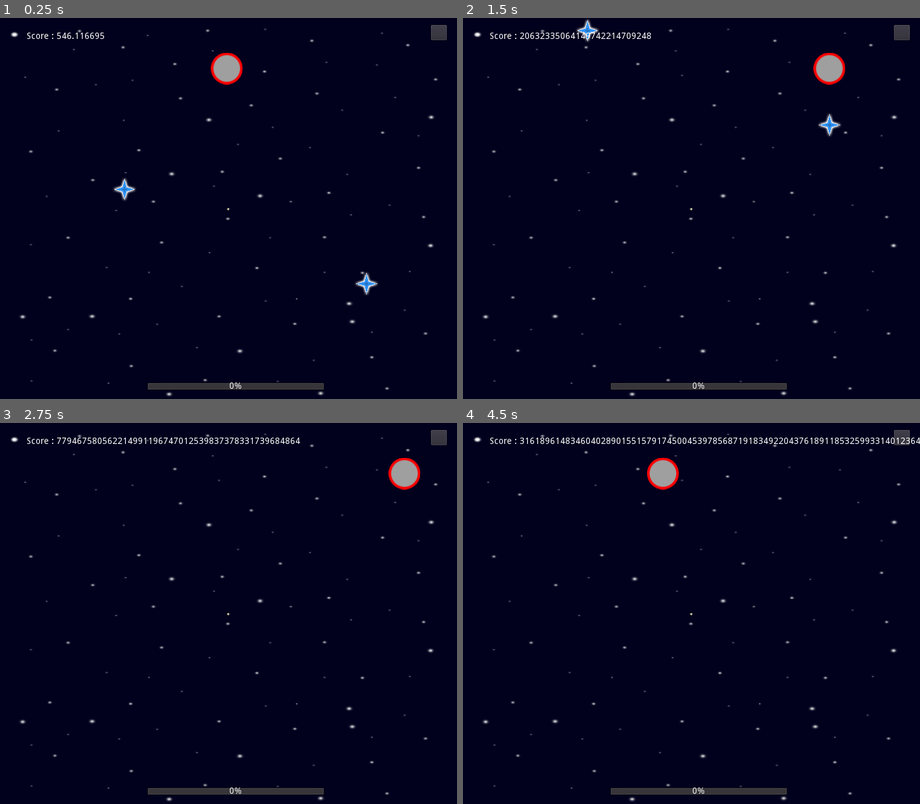
Above: before the commit, frames 1-4 (two rows, left to right).
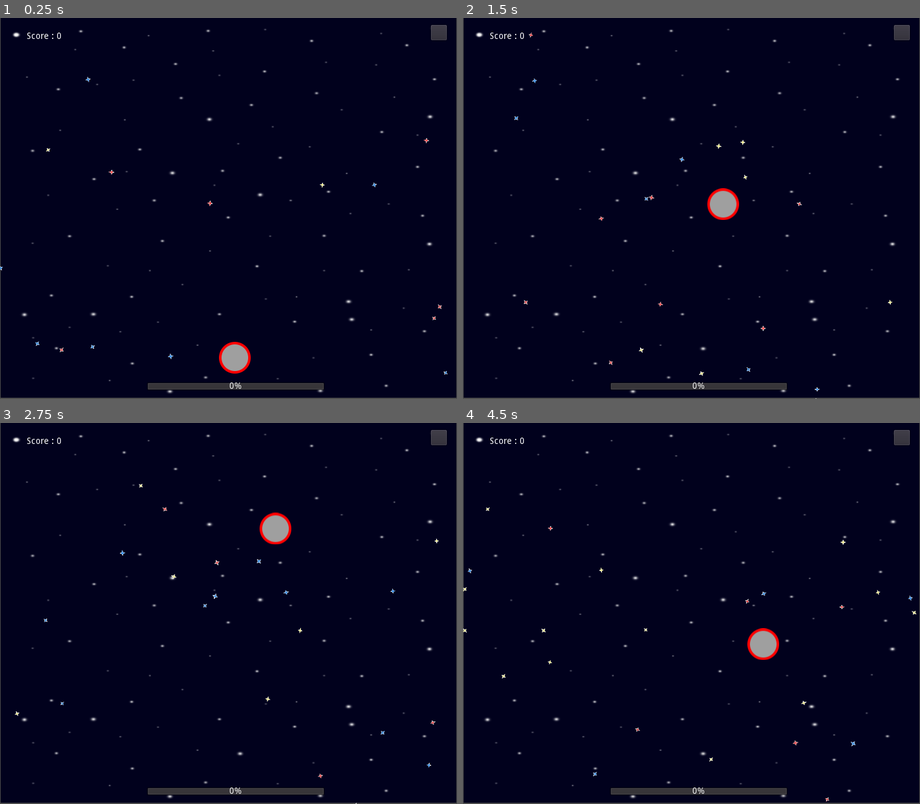
Above: after the commit, the same moments.

Repository: Avelinimus/Universe
Game: Godot game, scene res://Scenes/Mian.tscn
The game is run twice, just before and just after one commit, with the same random seed, the same clock (stepped at 60 frames per second) and the same inputs.
Inputs (mouse positions are in pixels of both pictures, inside the frame that each line leads up to):
- Up to frame 1 (0.25 s): no input
- Up to frame 2 (1.5 s): move the mouse to (792, 189) at 0.52 s; press the mouse at (792, 189) at 0.53 s; hold Right (ui_right) 0.53-1.28 s; move the mouse to (600, 227) at 1.27 s; release the mouse at (600, 227) at 1.28 s; hold Left (ui_left) from 1.28 s (still down); click (600, 227) at 1.35 s
- Up to frame 3 (2.75 s): move the mouse to (274, 529) at 2.02 s; release Left (ui_left) at 2.03 s; press the mouse at (274, 529) at 2.03 s; hold Right (ui_right) from 2.03 s (still down)
- Up to frame 4 (4.5 s): move the mouse to (668, 689) at 2.77 s; release the mouse at (668, 689) at 2.78 s; click (668, 689) at 2.85 s; move the mouse to (828, 670) at 3.52 s; release Right (ui_right) at 3.53 s; press the mouse at (828, 670) at 3.53 s; hold Left (ui_left) from 3.53 s (still down); move the mouse to (554, 556) at 4.27 s; release the mouse at (554, 556) at 4.28 s; click (554, 556) at 4.35 s

The runs differ from the first frame. In frame 1, 2.6% of the frame differs, in the area x 0-100%, y 0-100%; in frame 2, 2.8%; in frame 3, 2.7%; in frame 4, 3.0%.

Commit message:
Background

Diff:
--- a/CollisionShape2D.gd
+++ /dev/null
@@ -1,13 +0,0 @@
-extends CollisionShape2D
-
-# Declare member variables here. Examples:
-# var a = 2
-# var b = "text"
-
-# Called when the node enters the scene tree for the first time.
-func _ready():
-	pass # Replace with function body.
-
-# Called every frame. 'delta' is the elapsed time since the previous frame.
-#func _process(delta):
-#	pass
--- a/Scenes/Background.tscn
+++ /dev/null
@@ -1,36 +0,0 @@
-[gd_scene load_steps=7 format=2]
-
-[ext_resource path="res://Image/Background/background.png" type="Texture" id=1]
-[ext_resource path="res://Scripts/Background.gd" type="Script" id=2]
-[ext_resource path="res://Image/Background/blue_star.png" type="Texture" id=3]
-[ext_resource path="res://Image/Background/red_star.png" type="Texture" id=4]
-[ext_resource path="res://Image/Background/yellow_star.png" type="Texture" id=5]
-
-[sub_resource type="SpriteFrames" id=1]
-animations = [ {
-"frames": [ ExtResource( 3 ) ],
-"loop": true,
-"name": "Blue",
-"speed": 5.0
-}, {
-"frames": [ ExtResource( 4 ) ],
-"loop": true,
-"name": "Red",
-"speed": 5.0
-}, {
-"frames": [ ExtResource( 5 ) ],
-"loop": true,
-"name": "Yellow",
-"speed": 5.0
-} ]
-
-[node name="Background" type="Sprite"]
-position = Vector2( 359.554, 300.968 )
-scale = Vector2( 1.28464, 0.892998 )
-texture = ExtResource( 1 )
-script = ExtResource( 2 )
-
-[node name="AnimatedSprite" type="AnimatedSprite" parent="."]
-scale = Vector2( 0.02, 0.02 )
-frames = SubResource( 1 )
-animation = "Yellow"
--- /dev/null
+++ b/Scenes/Background/Background.tscn
@@ -0,0 +1,12 @@
+[gd_scene load_steps=3 format=2]
+
+[ext_resource path="res://Scripts/Background.gd" type="Script" id=1]
+[ext_resource path="res://Image/Background/background.png" type="Texture" id=2]
+
+[node name="Background" type="Node2D"]
+script = ExtResource( 1 )
+
+[node name="Sprite" type="Sprite" parent="."]
+position = Vector2( 361.148, 300.177 )
+scale = Vector2( 1.27546, 0.885568 )
+texture = ExtResource( 2 )
--- /dev/null
+++ b/Scenes/Background/Stars.tscn
@@ -0,0 +1,59 @@
+[gd_scene load_steps=6 format=2]
+
+[ext_resource path="res://Image/Background/red_star.png" type="Texture" id=1]
+[ext_resource path="res://Image/Background/blue_star.png" type="Texture" id=2]
+[ext_resource path="res://Image/Background/yellow_star.png" type="Texture" id=3]
+
+[sub_resource type="GDScript" id=2]
+script/source = "extends Node2D
+
+var timer = 0
+var color_star = [\"Red\", \"Blue\", \"Yell\"]
+
+func _ready():
+	$AnimatedSprite.animation = color_star[randi() % color_star.size()]
+	$AnimatedSprite.scale.x = rand_range(0.15, 0.2)
+	$AnimatedSprite.scale.y = rand_range(0.15, 0.2)
+	$AnimatedSprite.rotation = rand_range(0, 360)
+
+func _process(delta):
+	position.y += 10 # Speed for stars try 1 and 20
+	if timer:
+		_on_Destroy_timeout()
+
+func _on_Destroy_timeout():
+	timer += 1
+	queue_free()
+
+"
+
+[sub_resource type="SpriteFrames" id=3]
+animations = [ {
+"frames": [ ExtResource( 1 ) ],
+"loop": true,
+"name": "Red",
+"speed": 5.0
+}, {
+"frames": [ ExtResource( 2 ) ],
+"loop": true,
+"name": "Blue",
+"speed": 5.0
+}, {
+"frames": [ ExtResource( 3 ) ],
+"loop": true,
+"name": "Yell",
+"speed": 5.0
+} ]
+
+[node name="Stars" type="Node2D"]
+scale = Vector2( 0.2, 0.2 )
+script = SubResource( 2 )
+
+[node name="AnimatedSprite" type="AnimatedSprite" parent="."]
+frames = SubResource( 3 )
+animation = "Yell"
+
+[node name="Destroy" type="Timer" parent="."]
+wait_time = 0.44
+autostart = true
+[connection signal="timeout" from="Destroy" to="." method="_on_Destroy_timeout"]
--- a/Scenes/Mian.tscn
+++ b/Scenes/Mian.tscn
@@ -1,10 +1,8 @@
-[gd_scene load_steps=7 format=2]
+[gd_scene load_steps=5 format=2]
 
-[ext_resource path="res://Scenes/HUD.tscn" type="PackedScene" id=1]
-[ext_resource path="res://Scenes/Background.tscn" type="PackedScene" id=2]
-[ext_resource path="res://Scenes/Player.tscn" type="PackedScene" id=3]
-[ext_resource path="res://blue_star.tscn" type="PackedScene" id=4]
-[ext_resource path="res://blue_star.gd" type="Script" id=5]
+[ext_resource path="res://Scenes/Menu + HUD/HUD.tscn" type="PackedScene" id=1]
+[ext_resource path="res://Scenes/Background/Background.tscn" type="PackedScene" id=2]
+[ext_resource path="res://Scenes/Player/Player.tscn" type="PackedScene" id=3]
 
 [sub_resource type="GDScript" id=1]
 script/source = "extends Node
@@ -19,9 +17,9 @@
 
 # Called every frame. 'delta' is the elapsed time since the previous frame.
 func _process(delta):
-
-	score += score + delta
-	$HUD/Score.text = \"Score : \" + str(score)
+	pass
+	#score += score + delta
+	#$HUD/Score.text = \"Score : \" + str(score)
 "
 
 [node name="Main" type="Node"]
@@ -30,14 +28,7 @@
 [node name="HUD" parent="." instance=ExtResource( 1 )]
 
 [node name="Background" parent="." instance=ExtResource( 2 )]
+position = Vector2( -1.09512, -1.17346 )
 
 [node name="Player" parent="." instance=ExtResource( 3 )]
-position = Vector2( 357.264, 79.5031 )
-
-[node name="blue_star" parent="." instance=ExtResource( 4 )]
-position = Vector2( 196.268, 319.868 )
-script = ExtResource( 5 )
-
-[node name="blue_star2" parent="." instance=ExtResource( 4 )]
-position = Vector2( 577.513, 468.489 )
-script = ExtResource( 5 )
+position = Vector2( 370, 535 )
--- a/Scenes/Player.tscn
+++ b/Scenes/Player/Player.tscn
@@ -8,7 +8,6 @@
 
 [node name="Player" type="KinematicBody2D"]
 script = ExtResource( 1 )
-speed = 400
 
 [node name="Sprite" type="Sprite" parent="."]
 texture = ExtResource( 2 )
--- a/Scenes/blue_star.gd
+++ /dev/null
@@ -1,20 +0,0 @@
-extends KinematicBody2D
-
-export var speed = 200
-export var score = 0
-export var evolve = 0
-var screen_size
-
-# Declare member variables here. Examples:
-# var a = 2
-# var b = "text"
-
-# Called when the node enters the scene tree for the first time.
-func _ready():
-	screen_size = get_viewport_rect().size
-
-# Called every frame. 'delta' is the elapsed time since the previous frame.
-func _process(delta):
-	var velocity = Vector2()
-	velocity.y += 1
-	velocity = velocity.normalized() * speed
--- a/Scenes/blue_star1.gd
+++ /dev/null
@@ -1,20 +0,0 @@
-extends KinematicBody2D
-
-export var speed = 200
-export var score = 0
-export var evolve = 0
-var screen_size
-
-# Declare member variables here. Examples:
-# var a = 2
-# var b = "text"
-
-# Called when the node enters the scene tree for the first time.
-func _ready():
-	screen_size = get_viewport_rect().size
-
-# Called every frame. 'delta' is the elapsed time since the previous frame.
-func _process(delta):
-	var velocity = Vector2()
-	velocity.y += 1
-	velocity = velocity.normalized() * speed
--- a/Scripts/Background.gd
+++ b/Scripts/Background.gd
@@ -1,13 +1,19 @@
-extends Sprite
+extends Node2D
 
 # Declare member variables here. Examples:
 # var a = 2
 var screen_size
+var timer = 0
+onready var Star = preload("res://Scenes/Background/Stars.tscn")
 
-# Called when the node enters the scene tree for the first time.
+func add_star(): # Spawn star on background
+	var star = Star.instance()
+	star.position.x = int(rand_range(0, screen_size.x))
+	star.position.y = int(rand_range(0, screen_size.y))
+	add_child(star)
+
 func _ready():
 	screen_size = get_viewport_rect().size
 
-# Called every frame. 'delta' is the elapsed time since the previous frame.
 func _process(delta):
-	pass
+	add_star()
--- a/Scripts/Player.gd
+++ b/Scripts/Player.gd
@@ -1,27 +1,25 @@
 extends KinematicBody2D
 
-export var speed = 200
-export var score = 0
-export var evolve = 0
+export (int) var speed = 500
+var target = Vector2(370, 535) # Start position
+var velocity = Vector2()
 var screen_size
 
+func player_move():
+	if Input.is_action_pressed('click'): # Rework for android
+		target = get_global_mouse_position()
+
+	velocity = (target - position).normalized() * speed
+	#rotation = velocity.angle()
+	if (target - position).length() > 5:
+		velocity = move_and_slide(velocity)
 
 
 func _ready():
 	screen_size = get_viewport_rect().size
 
-
+# warning-ignore:unused_argument
 func _process(delta):
-	# Movement for player
-	var velocity = Vector2()
-	print(int(rand_range(0,2)))
-
-	if Input.is_action_pressed("ui_left"):
-		velocity.x -= 1
-
-	if Input.is_action_pressed("ui_right"):
-		velocity.x += 1
-	velocity = velocity.normalized() * speed
-	# Clamp for player
-	position += velocity * delta
+	player_move()
 	position.x = clamp(position.x, 25, screen_size.x - 25)
+	position.y = clamp(position.y, 25, screen_size.y - 25)
--- a/blue_star.gd
+++ /dev/null
@@ -1,19 +0,0 @@
-extends KinematicBody2D
-
-export var speed = 200
-export var score = 0
-export var evolve = 0
-var screen_size
-
-
-
-func _ready():
-	screen_size = get_viewport_rect().size
-
-# Called every frame. 'delta' is the elapsed time since the previous frame.
-func _process(delta):
-	var velocity = Vector2()
-	velocity.y -= 1
-	velocity = velocity.normalized() * speed
-	position += velocity * delta
-	position.x = clamp(position.x, 25, screen_size.x - 25)
--- a/blue_star.tscn
+++ /dev/null
@@ -1,17 +0,0 @@
-[gd_scene load_steps=2 format=2]
-
-[ext_resource path="res://Image/Background/blue_star.png" type="Texture" id=1]
-
-[node name="Node2D" type="KinematicBody2D"]
-scale = Vector2( 0.15, 0.15 )
-
-[node name="Sprite" type="Sprite" parent="."]
-texture = ExtResource( 1 )
-
-[node name="KinematicBody2D" type="KinematicBody2D" parent="."]
-
-[node name="CollisionPolygon2D" type="CollisionPolygon2D" parent="KinematicBody2D"]
-polygon = PoolVector2Array( 0.735906, 113.785, 29.7147, 30.8456, 113.653, -0.131683, 28.7154, -26.1127, 1.73518, -114.048, -31.2407, -33.1075, -112.181, -2.13022, -31.2407, 37.8405 )
-
-[node name="CollisionPolygon2D" type="CollisionPolygon2D" parent="."]
-polygon = PoolVector2Array( 0, 0 )
--- a/project.godot
+++ b/project.godot
@@ -24,6 +24,14 @@
 window/size/width=720
 window/handheld/orientation="sensor_landscape"
 
+[input]
+
+click={
+"deadzone": 0.5,
+"events": [ Object(InputEventMouseButton,"resource_local_to_scene":false,"resource_name":"","device":0,"alt":false,"shift":false,"control":false,"meta":false,"command":false,"button_mask":0,"position":Vector2( 0, 0 ),"global_position":Vector2( 0, 0 ),"factor":1.0,"button_index":1,"pressed":false,"doubleclick":false,"script":null)
+ ]
+}
+
 [rendering]
 
 environment/default_environment="res://default_env.tres"
Renamed: Scenes/HUD.tscn -> Scenes/Menu + HUD/HUD.tscn
Renamed: Scenes/Main_menu.tscn -> Scenes/Menu + HUD/Main_menu.tscn
